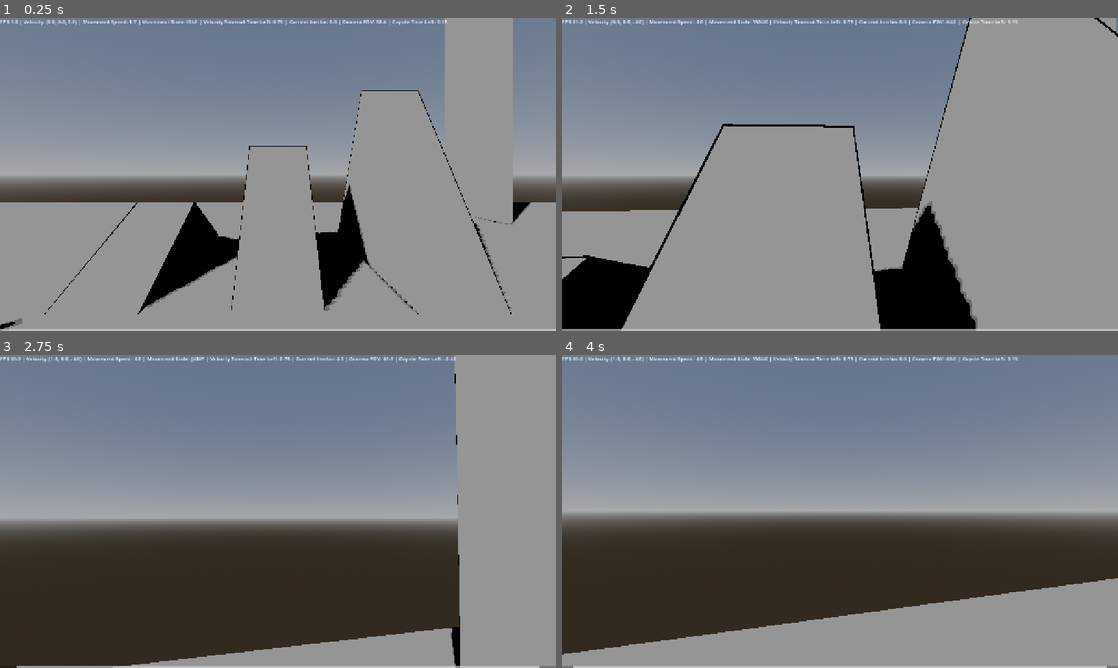
Above: before the commit, frames 1-4 (two rows, left to right).
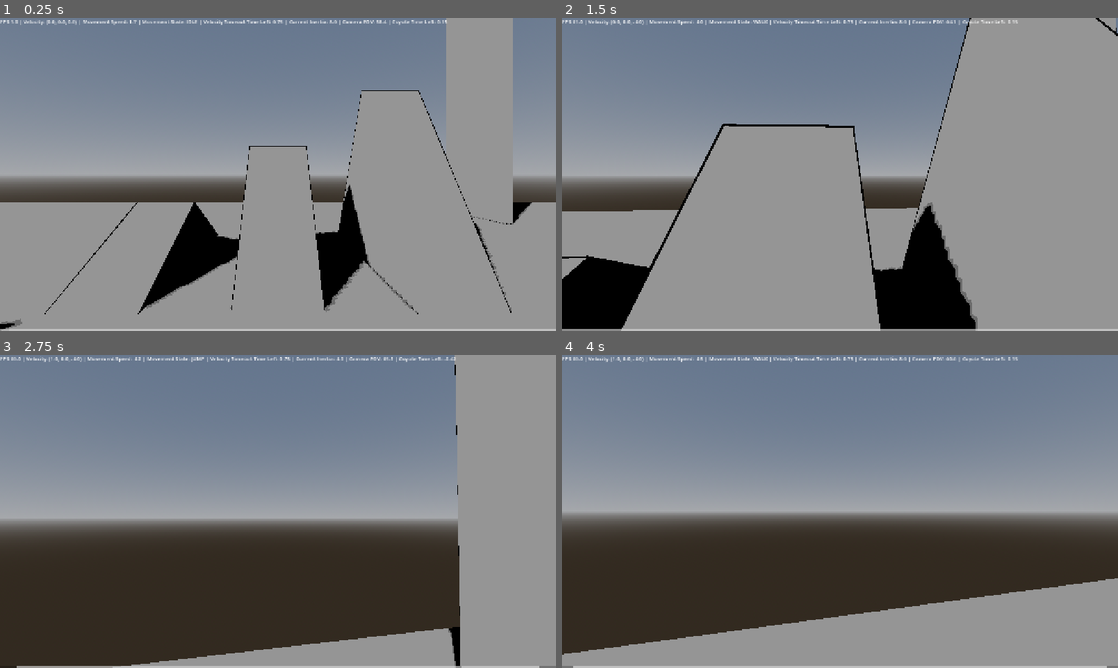
Above: after the commit, the same moments.

Repository: naxemis/multiplayer-fps
Game: Godot game, scene res://scenes/root/root.tscn
Same seed, same stepped clock (60 frames per second), same inputs: the game is played once before the commit and once after it.
Inputs (mouse positions are in pixels of both pictures, inside the frame that each line leads up to):
- Up to frame 1 (0.25 s): no input
- Up to frame 2 (1.5 s): move the mouse to (867, 174) at 0.52 s; hold Middle mouse button (free_look) 0.53-1.28 s; hold W (forward) from 0.53 s (still down); tap Ctrl (change_wall_jump_direction) at 0.77 s; tap Shift (run) at 0.8, 1.35 s; move the mouse to (812, 174) at 1.27 s
- Up to frame 3 (2.75 s): keep holding W (forward); tap Ctrl (change_wall_jump_direction) at 1.52 s; tap C (slide) at 1.55 s; move the mouse to (289, 505) at 2.02 s; hold C (slide) from 2.03 s (still down); tap Space (jump) at 2.3 s
- Up to frame 4 (4 s): keep holding W (forward); move the mouse to (834, 517) at 2.77 s; release C (slide) at 2.78 s; tap Space (jump) at 2.85 s; tap Ctrl (change_wall_jump_direction) at 3.02, 3.77 s; tap Middle mouse button (free_look) at 3.05 s; move the mouse to (878, 514) at 3.52 s; hold Middle mouse button (free_look) from 3.53 s (still down); tap Shift (run) at 3.8 s

The runs differ from the first frame. In frame 1, 0.6% of the frame differs, in the area x 0-96%, y 0-100%; in frame 2, 0.1%; in frame 3, less than 0.1%; in frame 4, less than 0.1%.

Commit message:
feat(player): add player context for easier data management between components

Diff:
--- a/scenes/player/player.tscn
+++ b/scenes/player/player.tscn
@@ -362,6 +362,44 @@
 collision_layer = 2
 floor_max_angle = 1.39626
 script = ExtResource("1_lvxji")
+time_before_velocity_timeout = null
+crouch_animation_speed = null
+slide_animation_speed = null
+crouch_blend_amount = null
+slide_blend_amount = null
+crouch_speed = null
+walk_speed = null
+max_run_speed = null
+run_speed_increase = null
+run_walk_decrease = null
+run_crouch_decrease = null
+max_slide_speed = null
+slide_buff_multiplier = null
+slope_interference_factor = null
+slide_run_decrease = null
+slide_walk_decrease = null
+slide_crouch_decrease = null
+speed_inertia = null
+max_stamina = null
+idle_stamina_recovery = null
+crouch_stamina_recovery = null
+walk_stamina_recovery = null
+run_stamina_recovery = null
+in_air_stamina_recovery = null
+slide_stamina_drain = null
+jump_stamina_drain = null
+double_jump_stamina_drain = null
+wall_jump_stamina_drain = null
+stamina_safe_zone = null
+on_ground_inertia = null
+in_air_inertia = null
+gravity_force = null
+jump_velocity = null
+double_jump_multiplier = null
+can_double_jump_after_wall_jump = null
+vertical_jump_multiplier = null
+min_vertical_jump = null
+max_vertical_jump = null
 
 [node name="Body" type="MeshInstance3D" parent="." unique_id=1685405249]
 transform = Transform3D(1, 0, 0, 0, 1, 0, 0, 0, 1, 0, 0.7, 0)
@@ -413,4 +451,5 @@
 
 [node name="MovementStateMachine" type="Node" parent="." unique_id=238107439]
 script = ExtResource("5_p47bc")
+default_coyote_time = null
 metadata/_custom_type_script = "uid://c1kgindmce8qp"
--- a/scripts/player/components/camera_controller.gd
+++ b/scripts/player/components/camera_controller.gd
@@ -36,14 +36,7 @@
 var _free_look_rotation: Vector2
 var _head_rotation: Vector2
 var _camera_fov: float
-var _player: Player
-var _head: Node3D
-var _camera: Camera3D
-
-func set_references(player: Player, head_node: Node3D, camera_node: Camera3D) -> void:
-	_player = player
-	_head = head_node
-	_camera = camera_node
+var _context: PlayerContext
 
 func handle_input(event: InputEvent) -> void:
 	if event.is_action_pressed("free_look"):
@@ -55,22 +48,24 @@
 	_calculate_base_head_rotation(event)
 	_calculate_free_look_rotation(event)
 
-func process(delta: float, movement_speed: float) -> void:
+func process(delta: float, context: PlayerContext) -> void:
+	_context = context
+
 	_free_look_return(delta)
 	_calculate_head_rotation(_base_head_rotation, _free_look_rotation)
-	_calculate_camera_fov(delta, movement_speed)
+	_calculate_camera_fov(delta, _context.movement_speed)
 
 func get_head_rotation() -> Vector2:
 	return _head_rotation
 
 func _body_rotation(event) -> void:
 	if event is InputEventMouseMotion and !Input.is_action_pressed("free_look"):
-		_player.rotation.y -= event.relative.x * _mouse_sensitivity_rad
+		_context.body_rotation.y -= event.relative.x * _mouse_sensitivity_rad
 
 		const ROTATION_MIN: float = 0.0
 		const ROTATION_MAX: float = TAU
 
-		_player.rotation.y = wrapf(_player.rotation.y, ROTATION_MIN, ROTATION_MAX)
+		_context.body_rotation.y = wrapf(_context.body_rotation.y, ROTATION_MIN, ROTATION_MAX)
 
 func _calculate_base_head_rotation(event) -> void:
 	if event is InputEventMouseMotion and !Input.is_action_pressed("free_look"):
@@ -95,12 +90,12 @@
 
 	_head_rotation.x = clampf(_head_rotation.x, -_head_rotation_limit_rad, _head_rotation_limit_rad)
 
-	_head.rotation = Vector3(_head_rotation.x, _head_rotation.y, 0.0)
+	_context.head.rotation = Vector3(_head_rotation.x, _head_rotation.y, 0.0)
 
 func _calculate_camera_fov(delta: float, movement_speed: float) -> void:
-	var base_camera_fov: float = default_camera_fov - (_player.walk_speed + _player.crouch_speed)
+	var base_camera_fov: float = default_camera_fov - (_context.walk_speed + _context.crouch_speed)
 	var fov_speed_buff: float = movement_speed * fov_speed_buff_factor
 
 	_camera_fov = base_camera_fov + fov_speed_buff
 
-	_camera.fov = lerpf(_camera.fov, _camera_fov, fov_interpolation_speed * delta)
+	_context.camera.fov = lerpf(_context.camera.fov, _camera_fov, fov_interpolation_speed * delta)
--- a/scripts/player/components/movement_state_machine.gd
+++ b/scripts/player/components/movement_state_machine.gd
@@ -15,10 +15,12 @@
 
 # Private vars (_)
 var _current_state: int = MovementStates.IDLE
-var _player: Player
 var _uncrouch_ray_cast: RayCast3D
 var _unslide_ray_cast: RayCast3D
 var _can_double_jump: bool = true
+var _coyote_time_left: float = 0.0
+var _coyote_time_active: bool = true
+var _context: PlayerContext
 
 # @onready vars
 
@@ -27,14 +29,15 @@
 	_create_ray_casts()
 
 # Engine callbacks (_process, _physics_process, _input, _unhandled_input, etc.)
-func process(delta: float) -> void:
+func physics_process(delta: float, context: PlayerContext) -> void:
+	_context = context
+
 	_calculate_coyote_time(delta)
 	_reset_double_jump()
 	_current_state = _update_state()
 
-# Public methods (component APIs)
-func set_references(player: Player) -> void:
-	_player = player
+func consume_coyote() -> void:
+	_coyote_time_left = 0
 
 # Private methods (_)
 func _make_ray_cast(pos: Vector3, target: Vector3) -> RayCast3D:
@@ -51,19 +54,19 @@
 	return true
 
 func _is_moving() -> bool:
-	return _player.movement_directions.x != 0 or _player.movement_directions.z != 0
+	return _context.movement_directions.x != 0 or _context.movement_directions.z != 0
 
 func _is_moving_forward() -> bool:
-	return _player.movement_directions.z < 0
+	return _context.movement_directions.z < 0
 
 func _has_stamina_for(cost: float) -> bool:
-	return _player.stamina - cost > 0 and _player.stamina > _player.stamina_safe_zone
+	return _context.stamina - cost > 0 and _context.stamina > _context.stamina_safe_zone
 
 func _minimum_stamina(minimum: float) -> bool:
-	return _player.stamina > minimum
+	return _context.stamina > minimum
 
 func _is_on_ground() -> bool:
-	return _player.is_on_floor() and _player.velocity.y	<= 0
+	return _context.on_floor and _context.velocity.y <= 0
 
 func _is_airborne_state(state: int) -> bool:
 	return state == MovementStates.JUMP \
@@ -71,33 +74,31 @@
 		or state == MovementStates.WALL_JUMP \
 		or state == MovementStates.FALL
 
-var coyote_time_left: float = 0.0
-var coyote_time_active: bool = true
 func _calculate_coyote_time(delta: float) -> void:
 	if _is_on_ground():
-		coyote_time_left = default_coyote_time
+		_coyote_time_left = default_coyote_time
 	else:
-		coyote_time_left -= delta
+		_coyote_time_left -= delta
 
-	coyote_time_active = coyote_time_left > 0.0
+	_coyote_time_active = _coyote_time_left > 0.0
 
 func _can_jump_off_ground() -> bool:
-	return _is_on_ground() and coyote_time_active
+	return _is_on_ground() and _coyote_time_active
 
 func _reset_double_jump() -> void:
 	if _is_on_ground():
 		_can_double_jump = true
 
 func _can_enter_idle() -> bool:
-	return (!_is_moving() and _is_on_ground() and !_uncrouch_ray_cast.is_colliding()) or _player.velocity_timeout
+	return (!_is_moving() and _is_on_ground() and !_uncrouch_ray_cast.is_colliding()) or _context.velocity_timeout
 
 func _can_enter_walk() -> bool:
-	return _is_moving() and _is_on_ground() and !_uncrouch_ray_cast.is_colliding() and !_player.velocity_timeout
+	return _is_moving() and _is_on_ground() and !_uncrouch_ray_cast.is_colliding() and !_context.velocity_timeout
 
 func _can_enter_run() -> bool:
 	var input_run: bool = Input.is_action_pressed("run")
 
-	return input_run and _is_moving_forward() and _is_on_ground() and !_uncrouch_ray_cast.is_colliding() and !_player.velocity_timeout
+	return input_run and _is_moving_forward() and _is_on_ground() and !_uncrouch_ray_cast.is_colliding() and !_context.velocity_timeout
 
 func _can_enter_crouch() -> bool:
 	var input_crouch: bool = Input.is_action_pressed("crouch")
@@ -108,30 +109,30 @@
 func _can_enter_slide() -> bool:
 	var input_slide: bool = Input.is_action_pressed("slide")
 
-	return input_slide and _is_on_ground() and _is_moving_forward() and !_player.velocity_timeout and _minimum_stamina(0.0) and !_unslide_ray_cast.is_colliding()
+	return input_slide and _is_on_ground() and _is_moving_forward() and !_context.velocity_timeout and _minimum_stamina(0.0) and !_unslide_ray_cast.is_colliding()
 
 func _can_enter_jump() -> bool:
 	var input_jump: bool = Input.is_action_just_pressed("jump")
 	var no_blocked_state: bool = _current_state != MovementStates.CROUCH
 
-	return input_jump and _can_jump_off_ground() and no_blocked_state and _has_stamina_for(_player.jump_stamina_drain)
+	return input_jump and _can_jump_off_ground() and no_blocked_state and _has_stamina_for(_context.jump_stamina_drain)
 
 func _can_enter_double_jump() -> bool:
 	var input_jump: bool = Input.is_action_just_pressed("jump")
-	var in_air: bool = !_is_on_ground() and !coyote_time_active
+	var in_air: bool = !_is_on_ground() and !_coyote_time_active
 
-	return input_jump and in_air and _has_stamina_for(_player.double_jump_stamina_drain) and _can_double_jump
+	return input_jump and in_air and _has_stamina_for(_context.double_jump_stamina_drain) and _can_double_jump
 
 func _can_enter_wall_jump() -> bool:
-	return Input.is_action_just_pressed("jump") and _player.is_on_wall_only() and _is_moving() and _has_stamina_for(_player.wall_jump_stamina_drain)
+	return Input.is_action_just_pressed("jump") and _context.on_wall_only and _is_moving() and _has_stamina_for(_context.wall_jump_stamina_drain)
 
 func _can_enter_fall() -> bool:
 	var can_fall_from_current_state: bool = _current_state != MovementStates.WALL_JUMP
 
-	return _is_airborne_state(_current_state) and !_player.is_on_wall_only() and _player.velocity.y < 0 and can_fall_from_current_state
+	return _is_airborne_state(_current_state) and !_context.on_wall_only and _context.velocity.y < 0 and can_fall_from_current_state
 
 func _is_above_stamina_safe_zone() -> bool:
-	return _player.stamina > _player.stamina_safe_zone
+	return _context.stamina > _context.stamina_safe_zone
 
 func _compute_next_state() -> int:
 	if _can_enter_jump(): return MovementStates.JUMP
--- /dev/null
+++ b/scripts/player/components/player_context.gd
@@ -0,0 +1,35 @@
+class_name PlayerContext
+extends RefCounted
+
+# TODO: In context add that gives a link to certain components (f.e. instead of stamin: float do stamina: StaminaComponent)
+# TODO: and then in the state machine we can call stamina.consume(amount) or something like that.
+# TODO: This way we can avoid having to pass the whole player reference to the context
+# TODO: and also avoid having to have a reference to the state machine in the stamina component (which would create a circular reference).
+
+# Scene node references
+var head: Node3D
+var camera: Camera3D
+
+# Component references
+var camera_controller: CameraController
+var state_machine: MovementStateMachine
+
+# Static variables
+var walk_speed: float
+var crouch_speed: float
+var stamina_safe_zone: float
+var jump_stamina_drain: float
+var double_jump_stamina_drain: float
+var wall_jump_stamina_drain: float
+
+# Process variables
+var body_rotation: Vector3
+
+# Physics process variables
+var on_floor: bool
+var on_wall_only: bool
+var velocity: Vector3
+var movement_directions: Vector3
+var movement_speed: float
+var velocity_timeout: bool
+var stamina: float
--- a/scripts/player/player.gd
+++ b/scripts/player/player.gd
@@ -44,9 +44,9 @@
 func collision_shape_animations(delta) -> void:
 	collision_blend_amount = clampf(collision_blend_amount, 0.0, slide_blend_amount)
 
-	if movement_state_machine._current_state == movement_state_machine.MovementStates.CROUCH:
+	if _context.state_machine._current_state == _context.state_machine.MovementStates.CROUCH:
 		collision_blend_amount = lerpf(collision_blend_amount, crouch_blend_amount, crouch_animation_speed * delta)
-	elif movement_state_machine._current_state == movement_state_machine.MovementStates.SLIDE:
+	elif _context.state_machine._current_state == _context.state_machine.MovementStates.SLIDE:
 		collision_blend_amount = lerpf(collision_blend_amount, slide_blend_amount, slide_animation_speed * delta)
 	else:
 		if collision_blend_amount <= crouch_blend_amount:
@@ -144,10 +144,10 @@
 @onready var stamina: float = max_stamina
 
 var stamina_recovery := {
-	movement_state_machine.MovementStates.IDLE: idle_stamina_recovery,
-	movement_state_machine.MovementStates.CROUCH: crouch_stamina_recovery,
-	movement_state_machine.MovementStates.WALK: walk_stamina_recovery,
-	movement_state_machine.MovementStates.RUN: run_stamina_recovery,
+	_context.state_machine.MovementStates.IDLE: idle_stamina_recovery,
+	_context.state_machine.MovementStates.CROUCH: crouch_stamina_recovery,
+	_context.state_machine.MovementStates.WALK: walk_stamina_recovery,
+	_context.state_machine.MovementStates.RUN: run_stamina_recovery,
 }
 
 @export var idle_stamina_recovery: float = 25.0
@@ -169,16 +169,16 @@
 func calculate_stamina(delta) -> void:
 	stamina = clampf(stamina, 0.0, max_stamina)
 
-	match movement_state_machine._current_state:
-		movement_state_machine.MovementStates.IDLE:
+	match _context.state_machine._current_state:
+		_context.state_machine.MovementStates.IDLE:
 			stamina += idle_stamina_recovery * delta
-		movement_state_machine.MovementStates.CROUCH:
+		_context.state_machine.MovementStates.CROUCH:
 			stamina += crouch_stamina_recovery * delta
-		movement_state_machine.MovementStates.WALK:
+		_context.state_machine.MovementStates.WALK:
 			stamina += walk_stamina_recovery * delta
-		movement_state_machine.MovementStates.RUN:
+		_context.state_machine.MovementStates.RUN:
 			stamina += run_stamina_recovery * delta
-		movement_state_machine.MovementStates.SLIDE:
+		_context.state_machine.MovementStates.SLIDE:
 			stamina -= slide_stamina_drain * delta
 
 	if !is_on_floor():
@@ -232,7 +232,7 @@
 	movement_directions.y = 0
 	movement_directions.y += jump_velocity
 
-	movement_state_machine.coyote_time_left = 0
+	_context.state_machine.consume_coyote()
 
 	one_time_stamina_drain(jump_stamina_drain)
 
@@ -260,7 +260,7 @@
 	wall_jump_direction = Vector3(1, 0, 1)
 
 func _wall_jump() -> void:
-	if movement_state_machine._can_enter_wall_jump():
+	if _context.state_machine._can_enter_wall_jump():
 		reset_wall_jumping_directions()
 
 		# calculates and clamps vertical jump force after wall jumping
@@ -288,7 +288,7 @@
 	var transform_y: Vector3 = global_transform.basis.y * movement_directions.y
 	var transform_z: Vector3 = global_transform.basis.z * inertia_movement_directions.z
 
-	if movement_state_machine._current_state != movement_state_machine.MovementStates.WALL_JUMP:
+	if _context.state_machine._current_state != _context.state_machine.MovementStates.WALL_JUMP:
 		velocity = (transform_x + transform_z) * movement_speed + transform_y
 	else:
 		velocity = wall_jump_direction * movement_speed + transform_y
@@ -299,7 +299,7 @@
 var current_movement_logic: Callable = _crouch_or_other
 
 func _on_state_changed(new_state):
-	var states := movement_state_machine.MovementStates
+	var states := _context.state_machine.MovementStates
 
 	match new_state:
 		states.IDLE, states.CROUCH:
@@ -314,25 +314,54 @@
 		states.DOUBLE_JUMP: _double_jump()
 		states.WALL_JUMP: _wall_jump()
 
-@onready var camera_controller: CameraController = $CameraController
-@onready var movement_state_machine: MovementStateMachine = $MovementStateMachine
+var _context: PlayerContext = PlayerContext.new()
+
+func _init_context(camera_controller: CameraController, state_machine: MovementStateMachine) -> void:
+	_context.head = %Head
+	_context.camera = %Camera
+
+	_context.camera_controller = camera_controller
+	_context.state_machine = state_machine
+
+	_context.walk_speed = walk_speed
+	_context.crouch_speed = crouch_speed
+	_context.stamina_safe_zone = stamina_safe_zone
+	_context.jump_stamina_drain = jump_stamina_drain
+	_context.double_jump_stamina_drain = double_jump_stamina_drain
+	_context.wall_jump_stamina_drain = wall_jump_stamina_drain
+	_context.body_rotation = rotation
+
+func _build_process_context() -> void:
+	self.rotation = _context.body_rotation
+
+func _build_physics_context() -> void:
+	_context.on_floor = is_on_floor()
+	_context.on_wall_only = is_on_wall_only()
+	_context.velocity = velocity
+	_context.velocity_timeout = velocity_timeout
+	_context.movement_directions = movement_directions
+	_context.movement_speed = movement_speed
+	_context.stamina = stamina
 
 func _unhandled_input(event: InputEvent) -> void:
-	camera_controller.handle_input(event)
+	_context.camera_controller.handle_input(event)
 
 func _ready():
 	Input.set_mouse_mode(Input.MOUSE_MODE_CAPTURED)
 
-	camera_controller.set_references(self, $Head, %Camera)
-	movement_state_machine.set_references(self)
-
-	movement_state_machine.state_changed.connect(_on_state_changed)
-
+	_init_context($CameraController, $MovementStateMachine)
+
+	_context.state_machine.state_changed.connect(_on_state_changed)
+
+@onready var movement_states_array: Array[String] = ["IDLE", "WALK", "RUN", "CROUCH", "SLIDE", "JUMP", "DOUBLE_JUMP", "WALL_JUMP", "FALL"]
 func _process(delta: float) -> void:
-	camera_controller.process(delta, movement_speed)
-
-	var movement_states_array: Array[String] = ["IDLE", "WALK", "RUN", "CROUCH", "SLIDE", "JUMP", "DOUBLE_JUMP", "WALL_JUMP", "FALL"]
-	%Debug.text = str("FPS:", Engine.get_frames_per_second(), " | Velocity: ", round(velocity), " | Movement Speed: ", snappedf(movement_speed, 0.1), " | Movement State: ", movement_states_array[movement_state_machine._current_state], " | Velocity Timeout Time Left: ", velocity_timeout_time_left, " | Current Inertia: ", current_inertia, " | Camera FOV: ", snappedf(%Camera.fov, 0.1), " | Coyote Time Left: ", snappedf(movement_state_machine.coyote_time_left, 0.01))
+	_context.camera_controller.process(delta, _context)
+
+	_build_process_context()
+
+	%Debug.text = str("FPS:", Engine.get_frames_per_second(), " | Velocity: ", round(velocity), " | Movement Speed: ", snappedf(movement_speed, 0.1), " | Movement State: ", movement_states_array[_context.state_machine._current_state], " | Velocity Timeout Time Left: ", velocity_timeout_time_left, " | Current Inertia: ", current_inertia, " | Camera FOV: ", snappedf(%Camera.fov, 0.1), " | Coyote Time Left: ", snappedf(_context.state_machine._coyote_time_left, 0.01))
+
+# TODO: Fix speed on slopes again
 
 func _physics_process(delta: float) -> void:
 	get_velocity_timeout(delta)
@@ -341,7 +370,9 @@
 	get_movement_directions()
 	calulcate_movement_inertia(delta)
 
-	movement_state_machine.process(delta)
+	_build_physics_context()
+
+	_context.state_machine.physics_process(delta, _context)
 
 	current_movement_logic.call()
 
Not shown, added: scripts/player/components/player_context.gd.uid
